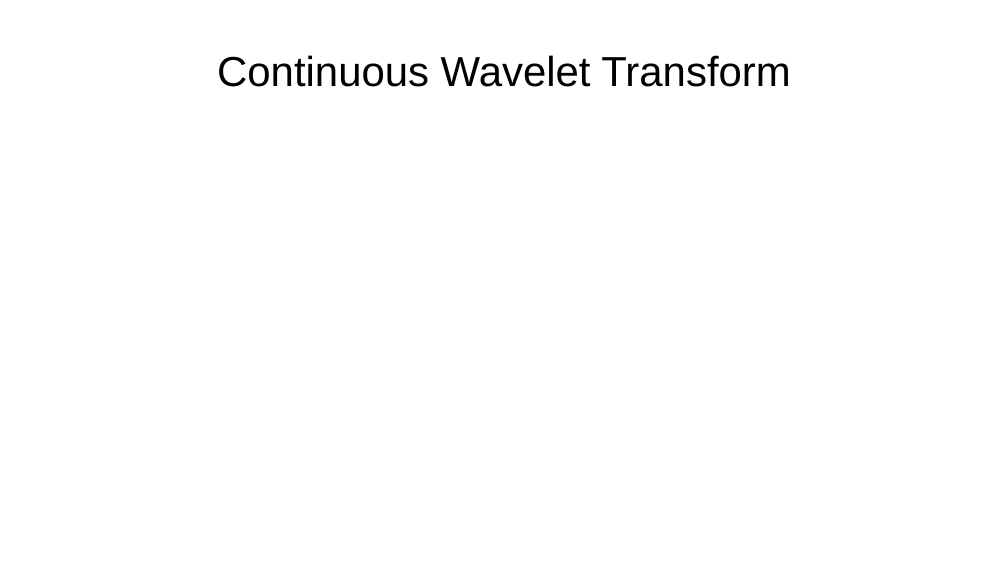
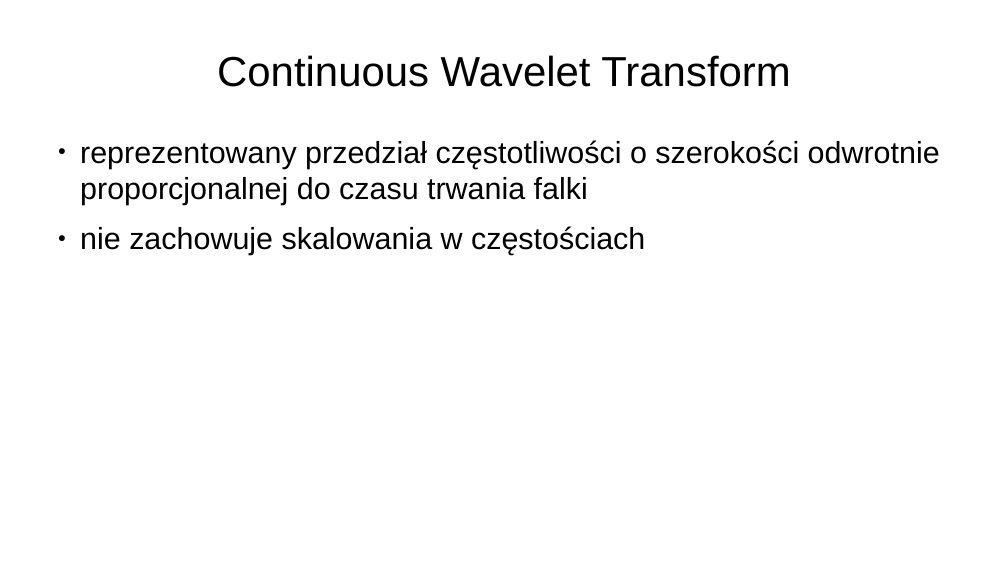
Before and after one commit to karolaug/eeg-laboratory, a slide deck: slide 5 of time-frequency/presentation/slides.odp. Drawn at 1008x567 pixels with LibreOffice and Linux fonts; fonts in the diff are those of the drawing. Boxes give left, top, right and bottom in pixels: in the first picture for what was removed or moved away, otherwise in the second. Text is boxed around its words. In the diff, an @@ line names an element or a change of style, - is before the commit and + after.

```diff
--- a/time-frequency/presentation/slides.odp
+++ b/time-frequency/presentation/slides.odp
@@ text added at <box>80,140,940,255</box>, 34.8 pt, text #000000 @@
+● reprezentowany przedział częstotliwości o szerokości odwrotnie proporcjonalnej do czasu trwania falki
+● nie zachowuje skalowania w częstościach
```
Also in this commit, not shown: 5 slides added, 4 slides removed, 7 other files.
